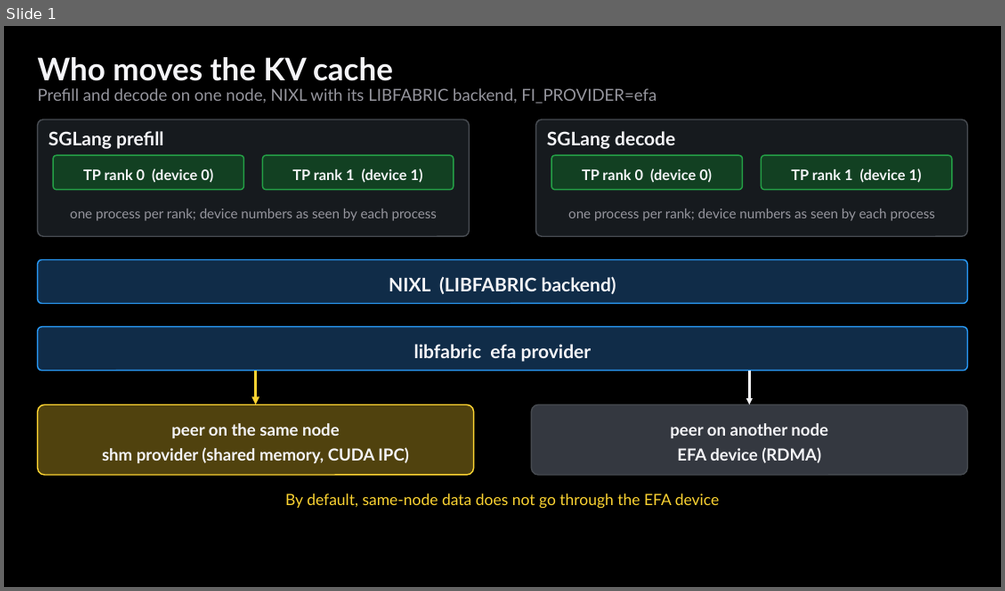
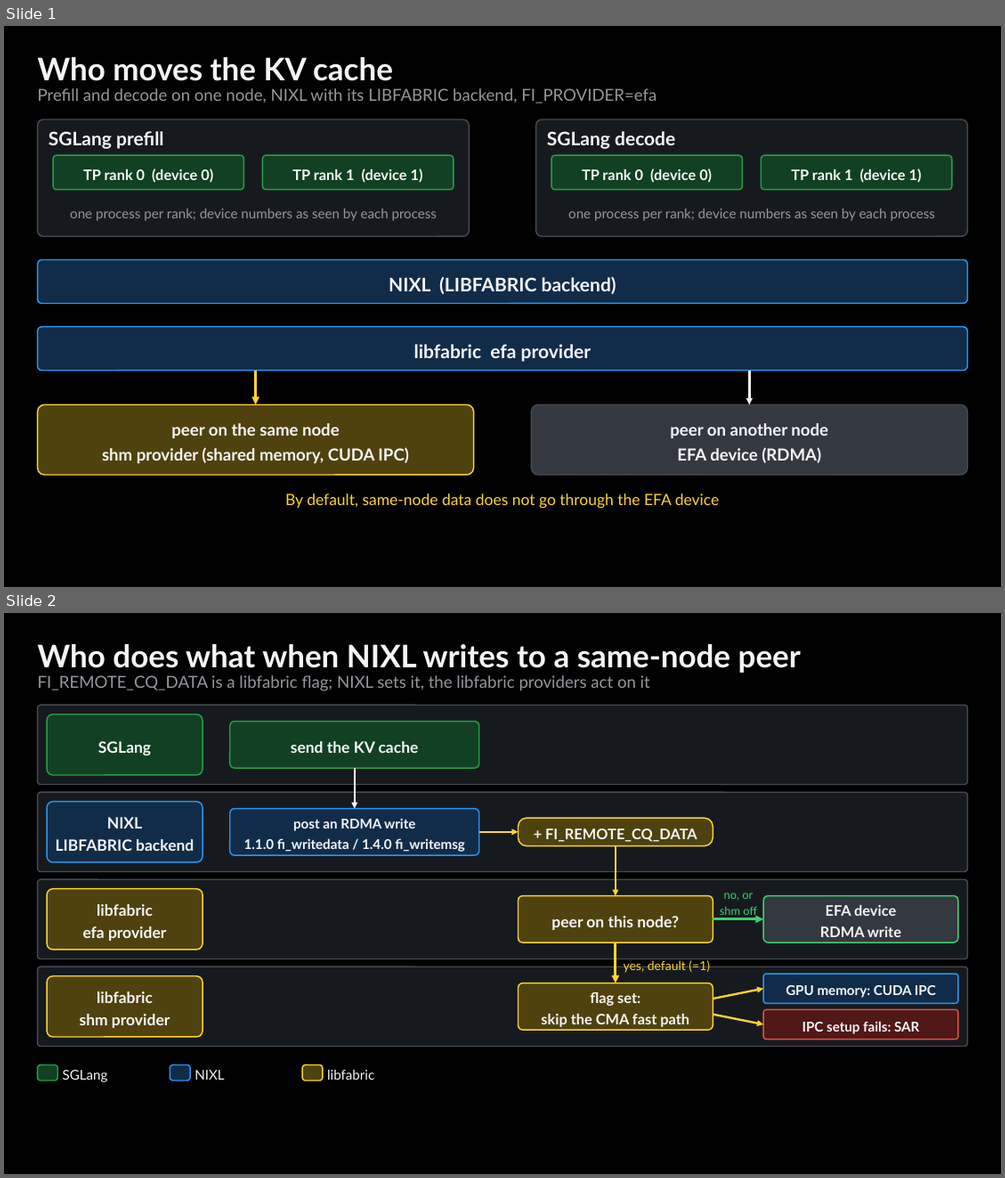
Before and after one commit to littlemex/figures, a slide deck: zenn/articles/741e79cf2e9bf2/source/figs.pptx. Shown one above the other, each under a label of ours: slide 1 before the commit, slides 1 and 2 after it. The pictures are 1005x591 and 1005x1178 pixels, drawn with LibreOffice and Linux fonts; fonts in the diff are those of the drawing. Boxes give left, top, right and bottom in pixels: in the first picture for what was removed or moved away, otherwise in the second. Text is boxed around its words. In the diff, an @@ line names an element or a change of style, - is before the commit and + after.

Commit message:
741e79cf2e9bf2: redraw efa-shm as owner lanes (SGLang, NIXL, libfabric efa, libfabric shm)

```diff
--- a/zenn/articles/741e79cf2e9bf2/source/figs.pptx
+++ b/zenn/articles/741e79cf2e9bf2/source/figs.pptx
@@ slide 2 added at (4,613,1001,1174), background #000000 @@
@@ text added at (38,644,801,673), 30 pt, text #F5F5F8, bold @@
+Who does what when NIXL writes to a same-node peer
@@ text added at (38,675,650,691), 16 pt, text #96969E @@
+FI_REMOTE_CQ_DATA is a libfabric flag; NIXL sets it, the libfabric providers act on it
@@ rounded rectangle added at (38,705,968,784), fill #161A1E, outline #464A50 1.25 pt @@
@@ rounded rectangle added at (47,714,202,774), fill #124022, outline #24A046 1.25 pt, 15 pt, text #F5F5F8, bold @@
+SGLang
@@ rounded rectangle added at (230,722,479,768), fill #124022, outline #24A046 1.25 pt, 15 pt, text #F5F5F8, bold @@
+send the KV cache
@@ arrow added from (355, 768) to (355, 808), #F5F5F8 2 pt @@
@@ rounded rectangle added at (38,793,968,872), fill #161A1E, outline #464A50 1.25 pt @@
@@ rounded rectangle added at (47,802,202,862), fill #102C48, outline #2896F0 1.25 pt, 15 pt, text #F5F5F8, bold @@
+NIXL
+LIBFABRIC backend
@@ rounded rectangle added at (230,808,479,854), fill #102C48, outline #2896F0 1.25 pt, 13 pt, text #F5F5F8, bold @@
+post an RDMA write
+1.1.0 fi_writedata / 1.4.0 fi_writemsg
@@ rounded rectangle added at (518,818,713,846), fill #50420E, outline #FBD332 1.25 pt, 14 pt, text #F5F5F8, bold @@
++ FI_REMOTE_CQ_DATA
@@ arrow added from (479, 832) to (518, 832), #FBD332 2 pt @@
@@ arrow added from (615, 845) to (615, 896), #FBD332 2 pt @@
@@ rounded rectangle added at (38,879,968,958), fill #161A1E, outline #464A50 1.25 pt @@
@@ rounded rectangle added at (47,889,202,949), fill #50420E, outline #FBD332 1.25 pt, 15 pt, text #F5F5F8, bold @@
+libfabric
+efa provider
@@ rounded rectangle added at (518,896,713,942), fill #50420E, outline #FBD332 1.25 pt, 15 pt, text #F5F5F8, bold @@
+peer on this node?
@@ text added at (720,892,757,917), 11 pt, text #3BD16F @@
+no, or
+shm off
@@ rounded rectangle added at (764,896,958,942), fill #343840, outline #3BD16F 1.25 pt, 14 pt, text #F5F5F8, bold @@
+EFA device
+RDMA write
@@ arrow added from (713, 919) to (764, 919), #3BD16F 2.5 pt @@
@@ arrow added from (615, 943) to (615, 983), #FBD332 2.5 pt @@
@@ text added at (623,958,710,973), 12 pt, text #FBD332 @@
+yes, default (=1)
@@ rounded rectangle added at (38,966,968,1046), fill #161A1E, outline #464A50 1.25 pt @@
@@ rounded rectangle added at (47,976,202,1037), fill #50420E, outline #FBD332 1.25 pt, 15 pt, text #F5F5F8, bold @@
+libfabric
+shm provider
@@ rounded rectangle added at (518,983,713,1030), fill #50420E, outline #FBD332 1.25 pt, 14 pt, text #F5F5F8, bold @@
+flag set:
+skip the CMA fast path
@@ rounded rectangle added at (764,973,958,1004), fill #102C48, outline #2896F0 1.25 pt, 13 pt, text #F5F5F8, bold @@
+GPU memory: CUDA IPC
@@ arrow added from (713, 999) to (764, 989), #FBD332 2 pt @@
@@ rounded rectangle added at (764,1009,958,1039), fill #501816, outline #E65046 1.25 pt, 13 pt, text #F5F5F8, bold @@
+IPC setup fails: SAR
@@ arrow added from (713, 1013) to (764, 1024), #FBD332 2 pt @@
@@ rounded rectangle added at (38,1064,57,1080), fill #124022, outline #24A046 1.25 pt @@
@@ rounded rectangle added at (170,1064,190,1080), fill #102C48, outline #2896F0 1.25 pt @@
@@ rounded rectangle added at (302,1064,323,1080), fill #50420E, outline #FBD332 1.25 pt @@
@@ text added at (63,1070,108,1082), 13 pt, text #F5F5F8 @@
+SGLang
@@ text added at (194,1070,224,1079), 13 pt, text #F5F5F8 @@
+NIXL
@@ text added at (327,1070,374,1079), 13 pt, text #F5F5F8 @@
+libfabric
```
Also in this commit, not shown: 1 slide removed, 2 other files.
